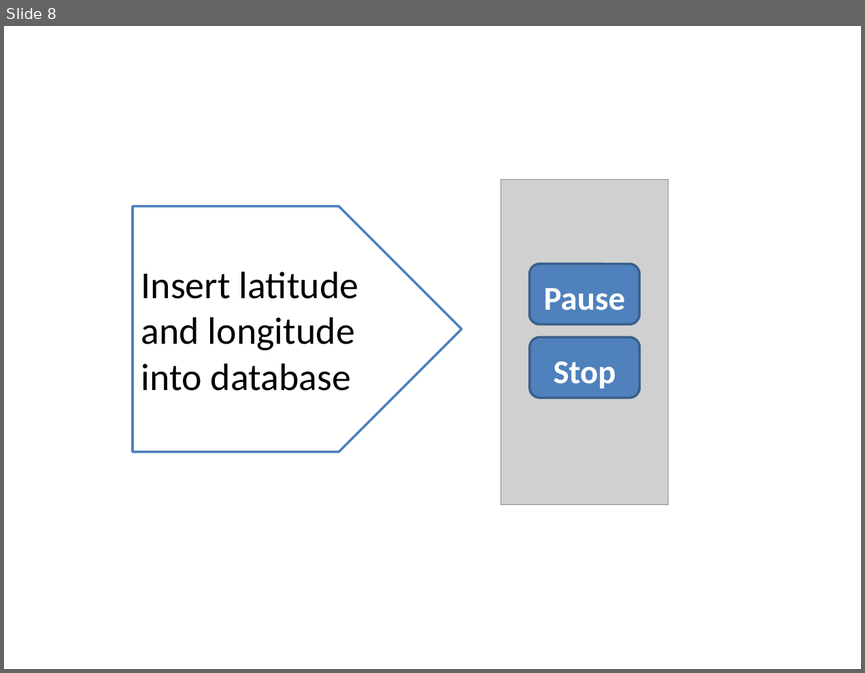
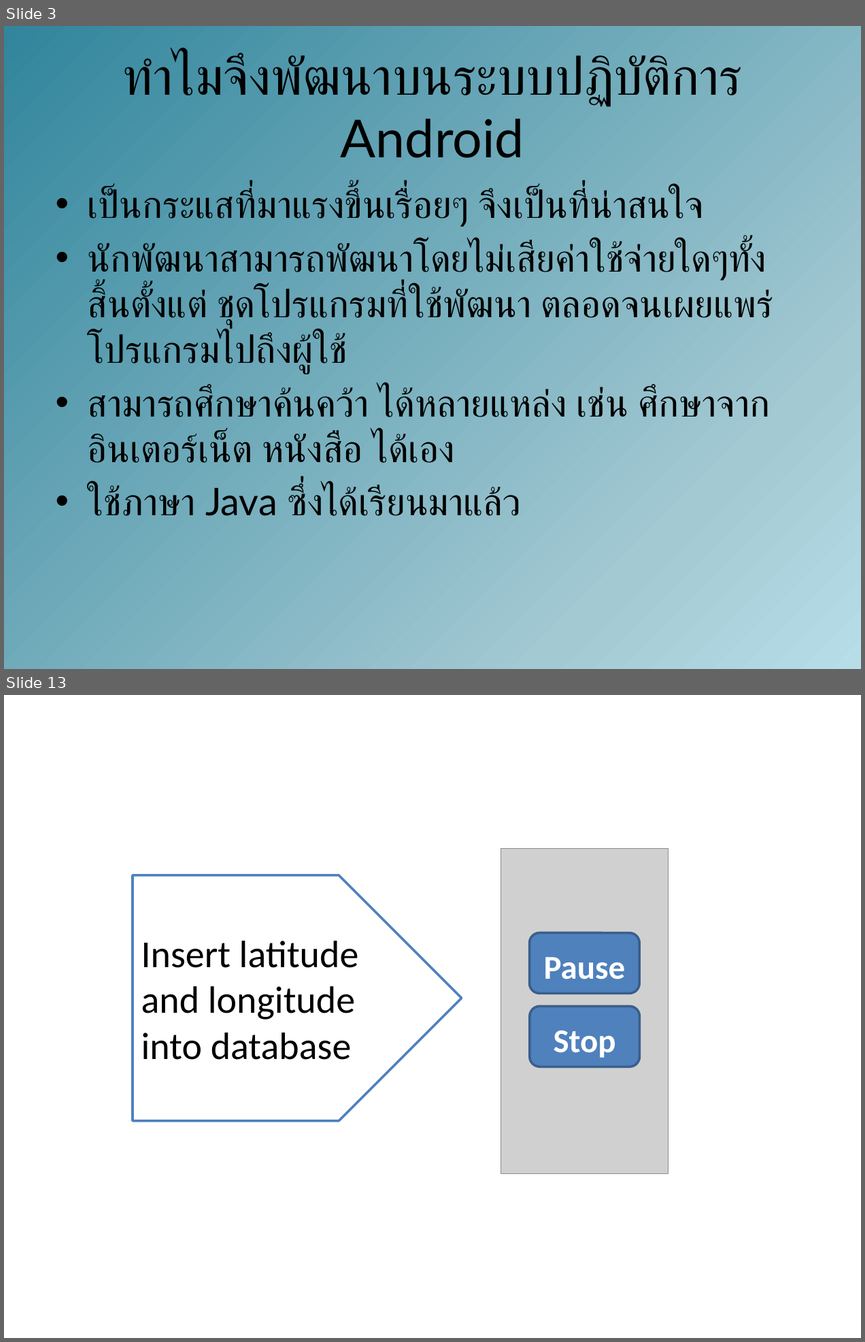
Before and after one commit to amfeelgood/Senior_Project, a slide deck: Doc/ProjectPresentation1.pptx. Shown one above the other, each under a label of ours: slide 8 before the commit, slides 3 and 13 after it; the slides between them are not shown. The pictures are 865x673 and 865x1342 pixels, drawn with LibreOffice and Linux fonts; fonts in the diff are those of the drawing; grey boxes stand for pictures. Boxes give left, top, right and bottom in pixels: in the first picture for what was removed or moved away, otherwise in the second. Text is boxed around its words. In the diff, an @@ line names an element or a change of style, - is before the commit and + after.

```diff
--- a/Doc/ProjectPresentation1.pptx
+++ b/Doc/ProjectPresentation1.pptx
@@ slide 3 added at (4,26,861,669), background gradient #B7DEE8 to #A3C9D3 to #31859C to #FFFFFF to #FFEBFA @@
@@ title added at (123,54,742,158), 44 pt, text #000000 @@
+ทำไมจึงพัฒนาบนระบบปฏิบัติการ Android
@@ text added at (88,188,772,516), 32 pt, text #000000 @@
+• เป็นกระแสที่มาแรงขึ้นเรื่อยๆ จึงเป็นที่น่าสนใจ
+• นักพัฒนาสามารถพัฒนาโดยไม่เสียค่าใช้จ่ายใดๆทั้งสิ้นตั้งแต่ ชุดโปรแกรมที่ใช้พัฒนา ตลอดจนเผยแพร่โปรแกรมไปถึงผู้ใช้
+• สามารถศึกษาค้นคว้า ได้หลายแหล่ง เช่น ศึกษาจากอินเตอร์เน็ต หนังสือ ได้เอง
+• ใช้ภาษา Java ซึ่งได้เรียนมาแล้ว
@@ what was slide 8 is now slide 13 @@
```
Also in this commit, not shown: 5 slides changed, 6 other slides added, 1 slide removed.
